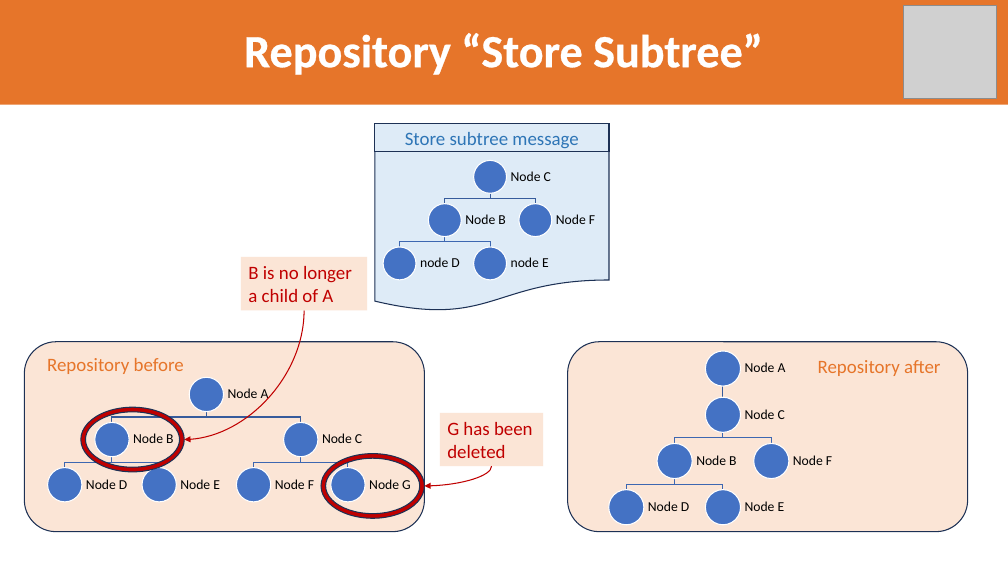
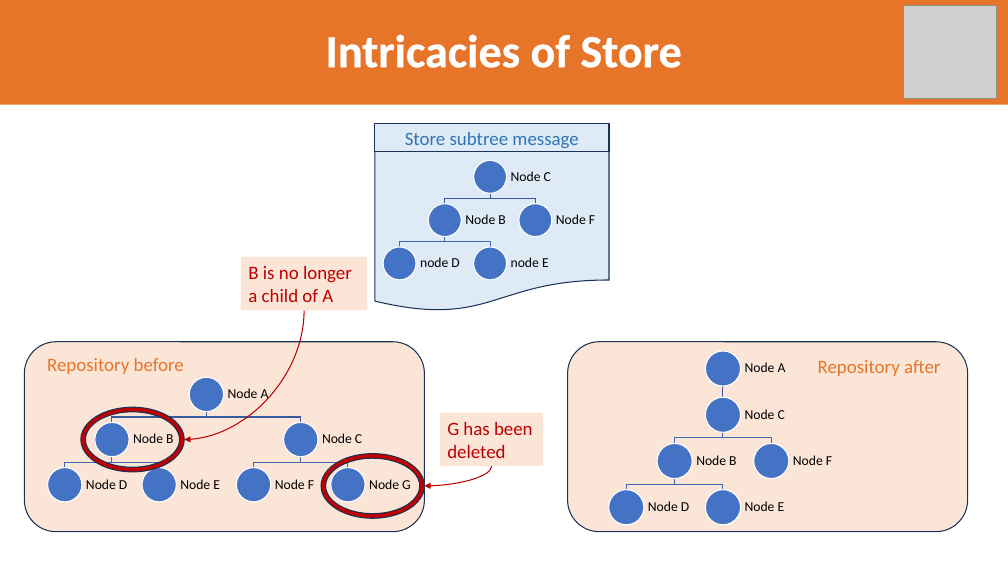
Before and after one commit to LionWeb-io/specification, a slide deck: slide 27 of resources/LangDev 2024 Talk-jos.pptx (slide 15 before the commit). Drawn at 1008x567 pixels with LibreOffice and Linux fonts; fonts in the diff are those of the drawing; grey boxes stand for pictures; background and template pictures are left out. Boxes give left, top, right and bottom in pixels: in the first picture for what was removed or moved away, otherwise in the second. Text is boxed around its words. In the diff, an @@ line names an element or a change of style, - is before the commit and + after.

Commit message:
Layout improved, more text

```diff
--- a/resources/LangDev 2024 Talk-jos.pptx
+++ b/resources/LangDev 2024 Talk-jos.pptx
@@ title at [326, 34, 681, 68]: text changed @@
-Repository “Store Subtree”
+Intricacies of Store
```
Also in this commit, not shown: 14 other slides changed, 7 slides added, 8 slides removed.
